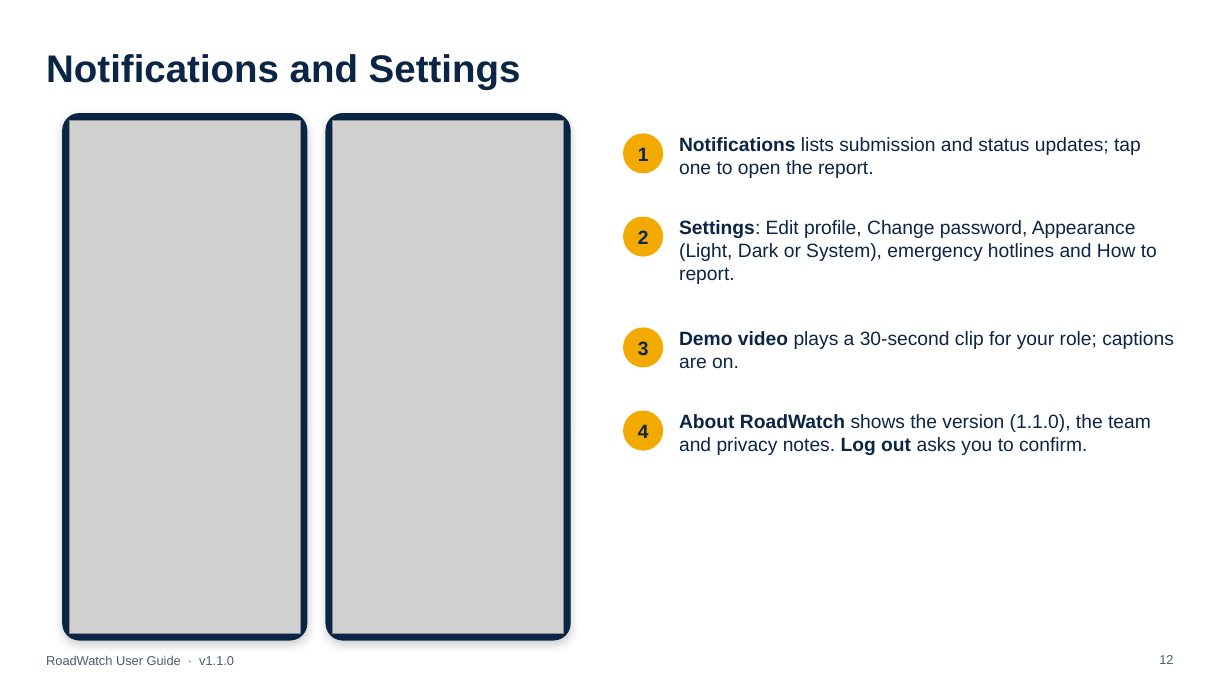
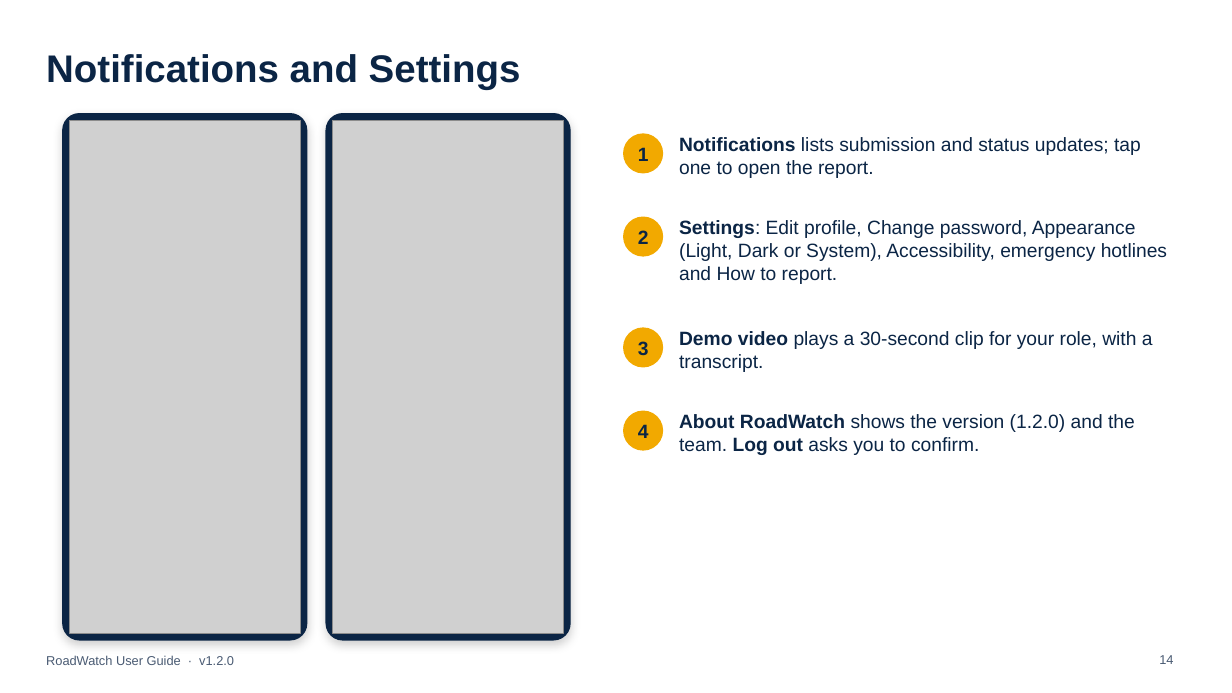
Before and after one commit to l3n8n-ocd/roadwatch, a slide deck: slide 14 of docs/user-guide/RoadWatch-User-Guide.pptx (slide 12 before the commit). Drawn at 1232x693 pixels with LibreOffice and Linux fonts; fonts in the diff are those of the drawing; grey boxes stand for pictures. Boxes give left, top, right and bottom in pixels: in the first picture for what was removed or moved away, otherwise in the second. Text is boxed around its words. In the diff, an @@ line names an element or a change of style, - is before the commit and + after.

Commit message:
docs: PowerPoint user guide v1.2.0 for every role: what is new, report priority, On duty and nearby alerts, confirm or reject on scene, Users toolbar, alert range, the Guide and Read aloud; new web and app addresses (#26)

```diff
--- a/docs/user-guide/RoadWatch-User-Guide.pptx
+++ b/docs/user-guide/RoadWatch-User-Guide.pptx
@@ text at (679,220,1167,284): text changed @@
-Settings: Edit profile, Change password, Appearance (Light, Dark or System), emergency hotlines and How to report.
+Settings: Edit profile, Change password, Appearance (Light, Dark or System), Accessibility, emergency hotlines and How to report.
@@ text at (679,331,1153,372): text changed @@
-Demo video plays a 30-second clip for your role; captions are on.
+Demo video plays a 30-second clip for your role, with a transcript.
@@ text at (679,414,1135,455): text changed @@
-About RoadWatch shows the version (1.1.0), the team and privacy notes. Log out asks you to confirm.
+About RoadWatch shows the version (1.2.0) and the team. Log out asks you to confirm.
@@ text at (46,655,234,665): text changed @@
-RoadWatch User Guide · v1.1.0
+RoadWatch User Guide · v1.2.0
@@ page number at (1159,655,1173,664): text changed @@
-12
+14
```
Also in this commit, not shown: 29 other slides changed, 9 slides added, 1 slide removed, 1 other file.
